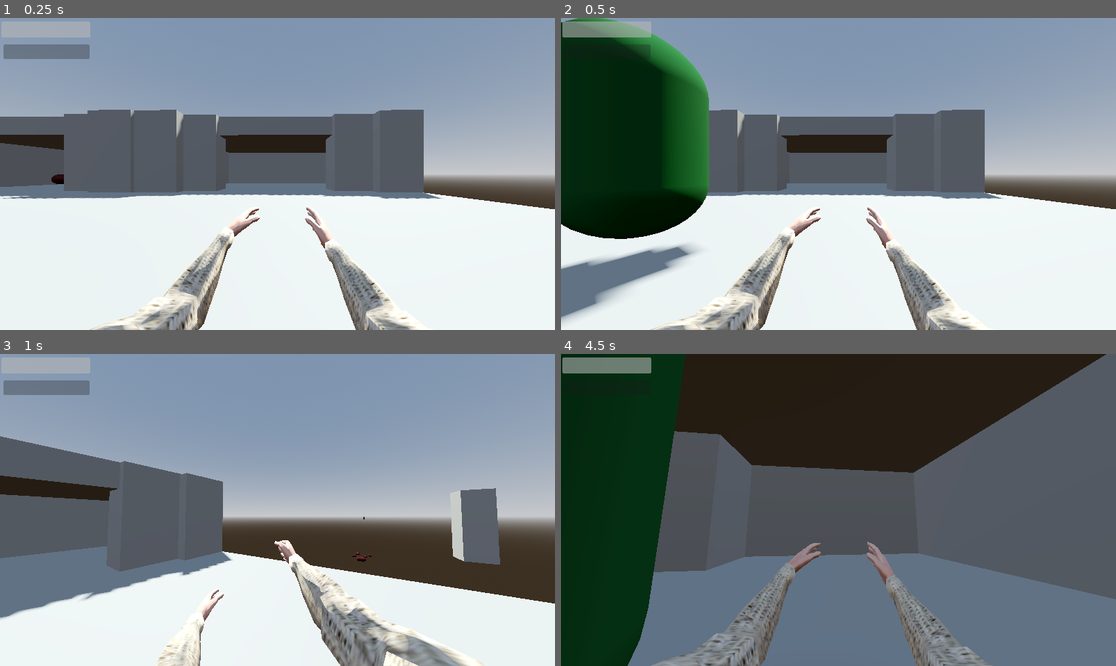
Above: before the commit, frames 1-4 (two rows, left to right).
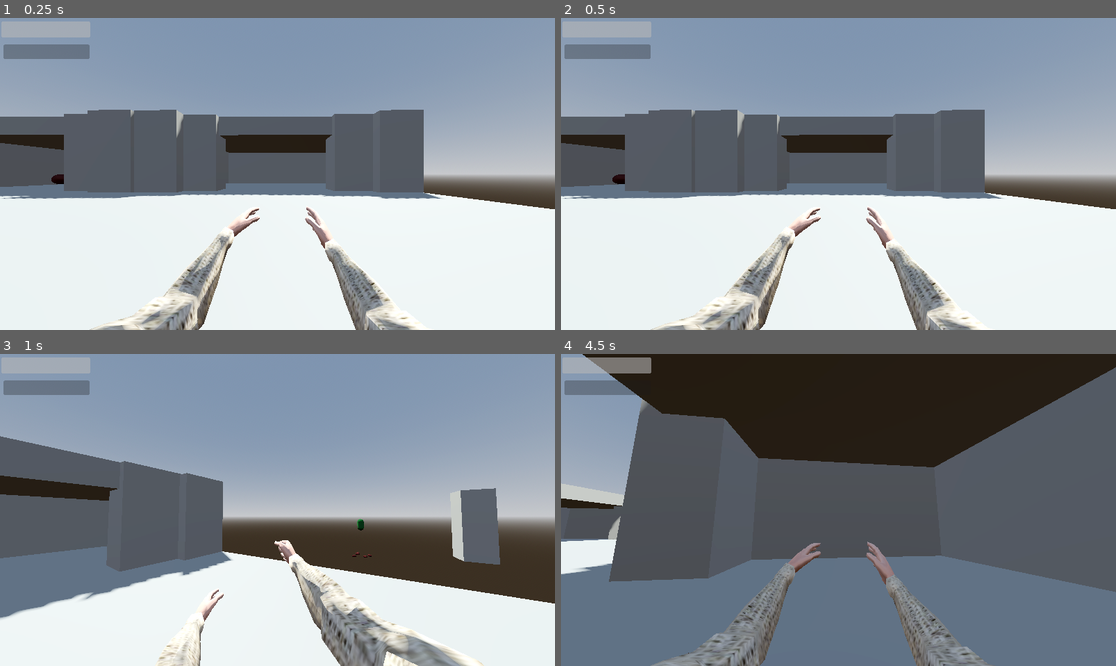
Above: after the commit, the same moments.

Repository: lungcollapser/record
Game: Godot game, scene res://scenes/world.tscn
Two runs of this game, one before a commit and one after it. Both use one fixed random seed, a clock stepped at 60 frames per second and the inputs below.
Inputs (mouse positions are in pixels of both pictures, inside the frame that each line leads up to):
- Up to frame 1 (0.25 s): no input
- Up to frame 2 (0.5 s): no input
- Up to frame 3 (1 s): tap Enter (ui_accept) at 0.5, 0.77 s; move the mouse to (305, 510) at 0.52 s; press the mouse at (305, 510) at 0.53 s; hold W (forward) from 0.53 s (still down); tap E (interact) at 0.8 s
- Up to frame 4 (4.5 s): keep holding W (forward); move the mouse to (810, 510) at 1.27 s; release the mouse at (810, 510) at 1.28 s; tap E (interact) at 1.35, 2.3, 3.8, 4.35 s; tap Enter (ui_accept) at 1.52, 3.02, 3.77 s; click (810, 510) at 1.55 s; move the mouse to (849, 503) at 2.02 s; press the mouse at (849, 503) at 2.03 s; move the mouse to (832, 516) at 2.77 s; release the mouse at (832, 516) at 2.78 s; tap Ctrl (crouch) at 2.85 s; click (832, 516) at 3.05 s; move the mouse to (877, 513) at 3.52 s; tap T (dropreceptacle) at 3.6 s; move the mouse to (794, 506) at 4.27 s

Frame 1 is identical in both runs. In frame 2, 19% of the frame differs, in the area x 0-27%, y 0-98%; in frame 3, less than 0.1%; in frame 4, 21%, in the area x 0-100%, y 0-100%.

Commit message:
pickup and deadbody fixes

Diff:
--- a/project.godot
+++ b/project.godot
@@ -20,7 +20,6 @@
 StaminaBar="*res://scenes/stamina_bar.tscn"
 BloodBar="*res://scenes/blood_bar.tscn"
 DeadBodyParts="*res://scenes/dead_body_parts.tscn"
-DeadBody="*res://scenes/dead_body.tscn"
 Enemy="*res://scenes/enemy.tscn"
 
 [display]
--- a/scenes/dead_body.gd
+++ /dev/null
@@ -1,14 +0,0 @@
-extends RigidBody3D
-
-var pick_up
-
-func _ready() -> void:
-	pick_up = get_tree().get_nodes_in_group("pickup")[0]
-
-
-
-func _physics_process(_delta: float) -> void:
-	var dismember_collider = pick_up.get_collider()
-	if Input.is_action_just_pressed("attack") and dismember_collider != null and dismember_collider.is_in_group("Dismember"):
-		visible = false
-		collision_mask = 3
--- a/scenes/dead_body.tscn
+++ b/scenes/dead_body.tscn
@@ -1,4 +1,6 @@
-[gd_scene load_steps=5 format=3 uid="uid://cfqnnebvepiiw"]
+[gd_scene load_steps=6 format=3 uid="uid://cfqnnebvepiiw"]
+
+[ext_resource type="Script" path="res://scripts/dead_body.gd" id="1_woxul"]
 
 [sub_resource type="PhysicsMaterial" id="PhysicsMaterial_03anv"]
 friction = 0.45
@@ -14,6 +16,7 @@
 transform = Transform3D(1, 0, 0, 0, 1, 0, 0, 0, 1, 0, 0.390282, 0)
 mass = 0.235
 physics_material_override = SubResource("PhysicsMaterial_03anv")
+script = ExtResource("1_woxul")
 
 [node name="deadbodymesh" type="MeshInstance3D" parent="."]
 transform = Transform3D(0.73, 0, 0, 0, -3.19093e-08, -0.73, 0, 0.73, -3.19093e-08, 0, 0, 0)
--- a/scenes/player.tscn
+++ b/scenes/player.tscn
@@ -29,10 +29,10 @@
 [node name="fps_character" parent="Playerbody/Head/Camera3D" instance=ExtResource("2_qqyf1")]
 transform = Transform3D(-0.999994, 0, 0.00340341, 0, 1, 0, -0.00340341, 0, -0.999994, -0.00525749, -1.80778, -0.110156)
 
-[node name="Pickup" type="RayCast3D" parent="Playerbody/Head/Camera3D"]
+[node name="Pickup" type="RayCast3D" parent="Playerbody/Head/Camera3D" groups=["pickup"]]
 transform = Transform3D(1, 0, 0, 0, 1, 0, 0, 0, 1, 0, 0.0246967, 0)
 target_position = Vector3(0, -1, -5)
 collision_mask = 3
 
 [node name="Hold" type="Node3D" parent="Playerbody/Head/Camera3D"]
-transform = Transform3D(1, 0, 0, 0, 1, 0, 0, 0, 1, 0, 0.506771, -2.5637)
+transform = Transform3D(1, 0, 0, 0, 1, 0, 0, 0, 1, 0, -0.0263963, -2.5637)
--- a/scenes/world.tscn
+++ b/scenes/world.tscn
@@ -37,11 +37,7 @@
 transform = Transform3D(1, 0, 0, 0, 1, 0, 0, 0, 1, -48.7849, 1.49676, -11.1404)
 
 [node name="Enemy" parent="." instance=ExtResource("5_nv0q6")]
-transform = Transform3D(1, 0, 0, 0, 1, 0, 0, 0, 1, -62.7989, 1.08593, -1.2927)
-
-[node name="NavigationLink3D" type="NavigationLink3D" parent="Enemy" groups=["Roamin"]]
-transform = Transform3D(0.937744, 0, 0, 0, 1, 0, 0, 0, 0.971064, 0.0695572, -0.100617, 0.118464)
-end_position = Vector3(17.305, 0, 0)
+transform = Transform3D(1, 0, 0, 0, 1, 0, 0, 0, 1, -62.7989, 0.654708, -1.2927)
 
 [node name="Player" parent="." instance=ExtResource("2_2w5k3")]
 transform = Transform3D(1, 0, 0, 0, 1, 0, 0, 0, 1, -32.2594, 1.96219, 1.10493)
--- a/scripts/dead_body.gd
+++ b/scripts/dead_body.gd
@@ -1,7 +1,15 @@
-extends Player
+extends RigidBody3D
+
+var pick_up
+@onready var dead_body_shape = $deadbodyshape
+
+func _ready() -> void:
+	pick_up = get_tree().get_nodes_in_group("pickup")[0]
 
 
-func _process(delta: float) -> void:
-	if dead_body_check != null:
+
+func _physics_process(_delta: float) -> void:
+	var dismember_collider = pick_up.get_collider()
+	if Input.is_action_just_pressed("attack") and dismember_collider != null and dismember_collider.is_in_group("Dismember"):
 		visible = false
-		collision_mask = 3
+		dead_body_shape.disabled = true
--- a/scripts/enemy.gd
+++ b/scripts/enemy.gd
@@ -1,6 +1,6 @@
 extends CharacterBody3D
 
-const ENEMY_SPEED = 0.1
+const ENEMY_SPEED = 0.06
 var enemy_health = 100
 var player
 var player_area
@@ -13,17 +13,10 @@
 
 func _ready():
 	player = get_tree().get_nodes_in_group("player")[0]
-	enemy_navigation_link = get_tree().get_nodes_in_group("Roamin")[0]
+
 
 func _physics_process(_delta: float) -> void:
 	enemy_chase()
-	enemy_roaming()
-
-func enemy_roaming():
-	if target == null:
-		await get_tree().physics_frame
-		var roaming_velocity = enemy_navigation_link.end_position * ENEMY_SPEED
-		move_and_collide(roaming_velocity)
 
 func enemy_chase():
 	if target == Player:
--- a/scripts/playerbody.gd
+++ b/scripts/playerbody.gd
@@ -46,6 +46,8 @@
 	var collider = pick_up.get_collider()
 	if collider != null and collider is RigidBody3D:
 		picked_up_object = collider
+	if collider == human_receptacle:
+		picked_up_object = null
 
 func drop_object():
 	if picked_up_object != null:
@@ -71,8 +73,6 @@
 
 	var dismember_collider = pick_up.get_collider()
 	if Input.is_action_just_pressed("attack") and dismember_collider != null and dismember_collider.is_in_group("Dismember"):
-		DeadBody.visible = true
-		DeadBody.collision_mask = 3
 		get_parent().add_child(dead_body_parts)
 		dead_body_parts.global_position = hold.global_position
 
@@ -92,7 +92,7 @@
 	if picked_up_object == human_receptacle:
 		pull_power = 2
 	if picked_up_object == dead_body_parts:
-		pull_power = 7
+		pull_power = 5
 
 	if max_endurance > 0:
 		endurance_check = true
